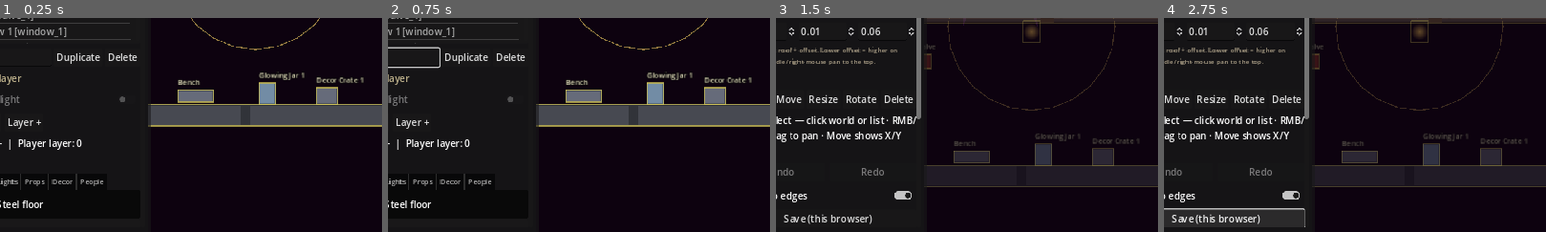
Above: before the commit, frames 1-4 (left to right).
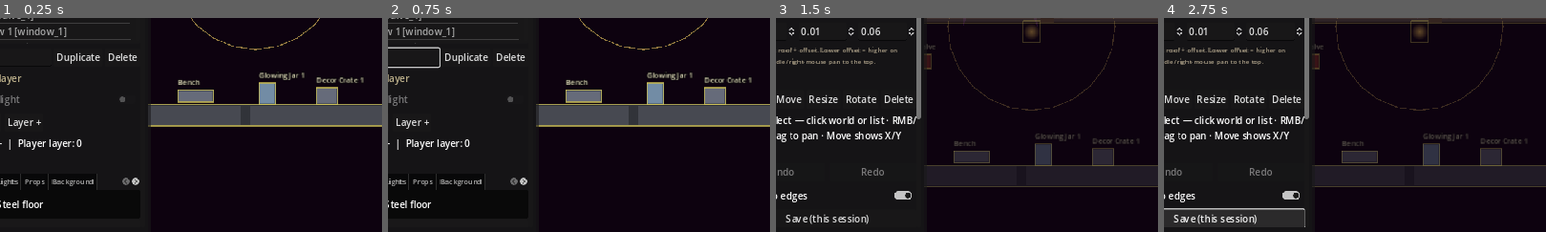
Above: after the commit, the same moments.

Repository: lukezhang2/Eclipseborn
Game: Godot game, scene res://scenes/editor/LevelEditor.tscn
The game is run twice, just before and just after one commit, with the same random seed, the same clock (stepped at 60 frames per second) and the same inputs. This scene is started directly instead of the project's main scene.
Inputs (mouse positions are % of the whole screen's width and height, from its top left):
- Up to frame 1 (0.25 s): no input
- Up to frame 2 (0.75 s): click (7, 53) at 0.52 s; type "Alex" at 0.6 s
- Up to frame 3 (1.5 s): click "Background" at 1.25 s
- Up to frame 4 (2.75 s): click "Save (this browser)" (after the commit: "Save (this session)") at 2 s
The pictures show only the part of the screen within x 6-56%, y 44-94%; the shares and areas given below are measured in that part.

The runs differ from the first frame. In frame 1, 0.3% of the frame differs, in the area x 14-37%, y 72-81%; in frame 2, 0.3%; in frame 3, 0.6%; in frame 4, 0.6%, in the area x 2-26%, y 91-97%.

Commit message:
v0.1.59: session-only editor saves; brick/backdrop Background palette.
Browser editor overlays clear on refresh so play uses repo levels again.
Add Background tab: brick mural plus three WorldArt backdrop styles.

Co-authored-by: lukezhang <lukezhang2@users.noreply.github.com>

Diff:
--- a/project.godot
+++ b/project.godot
@@ -7,7 +7,7 @@
 
 config/name="Eclipseborn"
 config/description="You aren't moving platforms. You're changing what counts as a platform."
-config/version="0.1.58"
+config/version="0.1.59"
 run/main_scene="res://scenes/ui/BootSplash.tscn"
 config/features=PackedStringArray("4.3", "Forward Plus")
 config/icon="res://icon.svg"
--- a/scripts/autoload/LevelData.gd
+++ b/scripts/autoload/LevelData.gd
@@ -15,9 +15,55 @@
 const USER_DIR := "user://editor/"
 const RES_DIR := "res://data/levels/"
 
+## In-memory editor overlays for this browser/tab session only.
+## Refresh clears them — browser IndexedDB copies of user://editor/ are wiped on boot.
+static var _session_overlays: Dictionary = {}
+
 
 func _ready() -> void:
 	DirAccess.make_dir_recursive_absolute(USER_DIR)
+	## Drop leftover editor JSON from a previous page load (web IDBFS / desktop user://).
+	clear_session_editor_overlays(true)
+	if OS.has_feature("web"):
+		## IDBFS may finish mounting after the first frames — wipe again so restored files die.
+		call_deferred("_clear_editor_after_idbfs")
+
+
+func _clear_editor_after_idbfs() -> void:
+	await get_tree().process_frame
+	await get_tree().process_frame
+	clear_user_editor_files_only()
+	await get_tree().create_timer(0.75).timeout
+	clear_user_editor_files_only()
+
+
+## Wipe session memory + on-disk editor overlays (call on boot / refresh).
+static func clear_session_editor_overlays(wipe_disk: bool = true) -> void:
+	_session_overlays.clear()
+	if wipe_disk:
+		clear_user_editor_files_only()
+
+
+static func clear_user_editor_files_only() -> void:
+	var dir := DirAccess.open(USER_DIR)
+	if dir == null:
+		DirAccess.make_dir_recursive_absolute(USER_DIR)
+		dir = DirAccess.open(USER_DIR)
+	if dir == null:
+		return
+	dir.list_dir_begin()
+	var name := dir.get_next()
+	while name != "":
+		if not dir.current_is_dir() and name.ends_with(".json"):
+			dir.remove(name)
+		name = dir.get_next()
+	dir.list_dir_end()
+	## Persist the empty editor folder to IndexedDB so a refresh stays clean.
+	if OS.has_feature("web"):
+		JavaScriptBridge.eval(
+			"(function(){try{if(typeof FS!=='undefined'&&FS.syncfs){FS.syncfs(false,function(){});}}catch(e){}})();",
+			true
+		)
 
 
 static func path_for(zone_id: String, prefer_user: bool = true) -> String:
@@ -31,7 +77,11 @@
 
 
 static func load_raw(zone_id: String) -> Dictionary:
-	var path := path_for(zone_id)
+	## Prefer this tab's session overlay (survives playtest, dies on refresh).
+	if _session_overlays.has(zone_id):
+		return (_session_overlays[zone_id] as Dictionary).duplicate(true)
+	## Never load durable browser editor JSON after a refresh — only repo overlays.
+	var path := RES_DIR + zone_id + ".json"
 	if not FileAccess.file_exists(path):
 		return {"schema": PieceSpecs.SCHEMA_VERSION, "zone": zone_id, "pieces": [], "removed_ids": []}
 	var f := FileAccess.open(path, FileAccess.READ)
@@ -84,11 +134,18 @@
 static func save_raw(zone_id: String, data: Dictionary, to_res: bool = false) -> Error:
 	if not data.has("schema"):
 		data["schema"] = PieceSpecs.SCHEMA_VERSION
-	var path := (RES_DIR if to_res else USER_DIR) + zone_id + ".json"
-	if to_res:
-		DirAccess.make_dir_recursive_absolute(ProjectSettings.globalize_path(RES_DIR))
-	else:
+	if not to_res:
+		## Session-only: playtest in this tab sees edits; refresh discards them.
+		_session_overlays[zone_id] = data.duplicate(true)
+		## Also mirror to user:// for mid-session playtest loads that race memory.
 		DirAccess.make_dir_recursive_absolute(USER_DIR)
+		var user_path := USER_DIR + zone_id + ".json"
+		var uf := FileAccess.open(user_path, FileAccess.WRITE)
+		if uf:
+			uf.store_string(JSON.stringify(data, "\t"))
+		return OK
+	DirAccess.make_dir_recursive_absolute(ProjectSettings.globalize_path(RES_DIR))
+	var path := RES_DIR + zone_id + ".json"
 	var f := FileAccess.open(path, FileAccess.WRITE)
 	if f == null:
 		return ERR_CANT_CREATE
@@ -186,6 +243,13 @@
 		"background":
 			var bg := LevelCommon.add_brick_wall_face(parent, pos.x, pos.y, size.x, size.y)
 			_apply_tint(bg, tint)
+			LevelData.tag(bg, str(p.get("id", "")))
+		"prop_backdrop":
+			var mural := LevelCommon.add_art_backdrop(
+				parent, pos, size, clampi(int(p.get("style", 0)), 0, 2)
+			)
+			_apply_tint(mural, tint)
+			LevelData.tag(mural, str(p.get("id", "")))
 		"block", "floor":
 			var fl := LevelCommon.add_steel_floor(parent, pos.x, pos.y, size.x, maxf(size.y, 16.0))
 			_apply_tint(fl, tint)
@@ -324,6 +388,9 @@
 			LevelData.tag(enemy, str(p.get("id", "")))
 		"prop_pipe":
 			LevelCommon.add_pipe(parent, pos + Vector2(-size.x * 0.5, 0), pos + Vector2(size.x * 0.5, 0), maxf(size.y, 8.0))
+		"prop_valve":
+			var valve := LevelCommon.add_valve(parent, pos)
+			LevelData.tag(valve, str(p.get("id", "")))
 		"prop_tower":
 			var tower_scr: GDScript = load("res://scripts/world/ClockworkTower.gd") as GDScript
 			var tower: Node = tower_scr.new()
--- a/scripts/editor/EditorPiece.gd
+++ b/scripts/editor/EditorPiece.gd
@@ -36,6 +36,8 @@
 var spawn_x: float = 520.0
 var spawn_y: float = 460.0
 var travel_caption: String = ""
+## WorldArt style for prop_backdrop (0 brick&copper, 1 teal foundry, 2 riveted bulkhead).
+var art_style: int = 0
 ## If true, gameplay should occlude lantern washes (no player collision required).
 var blocks_light: bool = true
 ## Draw order (z_index). Player is PieceSpecs.PLAYER_DRAW_LAYER (0).
@@ -128,6 +130,9 @@
 		d["kind"] = "background"
 	elif has_meta("piece_kind"):
 		d["kind"] = str(get_meta("piece_kind"))
+	if catalog_kind == "prop_backdrop" or (has_meta("piece_kind") and str(get_meta("piece_kind")) == "prop_backdrop"):
+		d["kind"] = "prop_backdrop"
+		d["style"] = art_style
 	if PieceSpecs.supports_tint(catalog_kind) and tint_color != Color.WHITE:
 		d["color"] = tint_color.to_html(false)
 	if catalog_kind == "prop_npc" or (has_meta("piece_kind") and str(get_meta("piece_kind")) == "prop_npc"):
@@ -258,6 +263,8 @@
 				spawn_x = float(d.get("spawn_x", spawn_x))
 				spawn_y = float(d.get("spawn_y", spawn_y))
 				travel_caption = str(d.get("caption", d.get("travel_caption", travel_caption)))
+			if k == "prop_backdrop":
+				art_style = clampi(int(d.get("style", 0)), 0, 2)
 	if display_name == "" or display_name == "Piece":
 		display_name = piece_id if piece_id != "" else k
 	_rebuild()
@@ -440,6 +447,17 @@
 		Kind.PROP:
 			if catalog_kind == "prop_text":
 				_visual.texture = _make_text_tex(int(size.x), int(size.y))
+			elif catalog_kind == "prop_backdrop":
+				## Live WorldArt sample so styles read clearly in the editor.
+				## BACKDROP draws upward from its origin (bottom-center).
+				_visual.visible = false
+				var art := WorldArt.new()
+				art.kind = WorldArt.Kind.BACKDROP
+				art.style = clampi(art_style, 0, 2)
+				art.size = size
+				## Body is AABB-centered; BACKDROP origin is bottom-center of the panel.
+				art.position = Vector2(0, size.y * 0.5)
+				_body.add_child(art)
 			else:
 				_visual.texture = _make_prop_tex(int(size.x), int(size.y), catalog_kind)
 		_:
@@ -448,10 +466,11 @@
 			else:
 				_visual.texture = _make_block_tex(int(size.x), int(size.y), catalog_kind)
 	## Texture pixels == world size (same contract as PushableBox / steel floors).
-	var tw := maxi(_visual.texture.get_width(), 1)
-	var th := maxi(_visual.texture.get_height(), 1)
-	_visual.scale = Vector2(size.x / float(tw), size.y / float(th))
-	if PieceSpecs.supports_tint(catalog_kind) and catalog_kind != "background" and catalog_kind != "prop_text":
+	if _visual.texture != null:
+		var tw := maxi(_visual.texture.get_width(), 1)
+		var th := maxi(_visual.texture.get_height(), 1)
+		_visual.scale = Vector2(size.x / float(tw), size.y / float(th))
+	if PieceSpecs.supports_tint(catalog_kind) and catalog_kind != "background" and catalog_kind != "prop_text" and catalog_kind != "prop_backdrop":
 		_visual.modulate = tint_color
 	_body.add_child(_visual)
 	if catalog_kind == "prop_text":
--- a/scripts/editor/LevelEditor.gd
+++ b/scripts/editor/LevelEditor.gd
@@ -20,6 +20,8 @@
 var edit_mode: EditMode = EditMode.PIECES
 var snap_enabled: bool = true
 var _palette_id: String = "floor"
+## Normalized kind for Add (prop_backdrop_1 → prop_backdrop + style).
+var _palette_style: int = 0
 var _pieces: Array[EditorPiece] = []
 var _removed_ids: Array = []
 var _selected: EditorPiece = null
@@ -68,6 +70,9 @@
 var _spawn_y_spin: SpinBox
 var _caption_edit: LineEdit
 var _syncing_zone_link: bool = false
+var _backdrop_style_row: VBoxContainer
+var _backdrop_style_option: OptionButton
+var _syncing_backdrop_style: bool = false
 var _blocks_light_btn: CheckButton
 var _layer_label: Label
 var _status: Label
@@ -472,6 +477,24 @@
 		_selected.set_selected(true)
 	)
 
+	_backdrop_style_row = VBoxContainer.new()
+	_backdrop_style_row.visible = false
+	_backdrop_style_row.add_theme_constant_override("separation", 4)
+	_pieces_block.add_child(_backdrop_style_row)
+	_backdrop_style_row.add_child(_section("Backdrop style"))
+	_backdrop_style_option = OptionButton.new()
+	for pair in [["Brick & copper", 0], ["Teal foundry", 1], ["Riveted bulkhead", 2]]:
+		_backdrop_style_option.add_item(str(pair[0]), int(pair[1]))
+	_backdrop_style_option.item_selected.connect(func(i: int) -> void:
+		if _syncing_backdrop_style or _history_restoring or _selected == null:
+			return
+		_push_undo()
+		_selected.art_style = _backdrop_style_option.get_item_id(i)
+		_selected._rebuild()
+		_selected.set_selected(true)
+	)
+	_backdrop_style_row.add_child(_backdrop_style_option)
+
 	_link_zone_row = VBoxContainer.new()
 	_link_zone_row.visible = false
 	_link_zone_row.add_theme_constant_override("separation", 4)
@@ -713,7 +736,8 @@
 	_pieces_block.add_child(add_btn)
 
 	var save_btn := Button.new()
-	save_btn.text = "Save (this browser)"
+	save_btn.text = "Save (this session)"
+	save_btn.tooltip_text = "Keeps edits for playtest in this tab only. Refreshing the page discards them — use Copy Save Code to keep work."
 	save_btn.pressed.connect(_save)
 	col.add_child(save_btn)
 
@@ -907,8 +931,9 @@
 const ADD_CATEGORIES := [
 	["Build", [["floor", "Steel floor"], ["prop_platform", "Moving platform"], ["wall", "Wall"], ["prop_door", "Door (switchable)"], ["prop_exit", "Zone door"], ["prop_ladder", "Ladder"], ["prop_pipe", "Pipe / rail"]]],
 	["Lights", [["light", "Lantern"], ["prop_switch", "Lever"]]],
-	["Props", [["crate", "Pushable crate"], ["prop_crate", "Decor crate"], ["prop_bench", "Bench"], ["prop_vent", "Steam vent"], ["prop_desk", "Desk"], ["prop_hatch", "Hatch"], ["prop_breakable", "Glowing jar"]]],
-	["Decor", [["prop_window", "Window"], ["prop_bg_gear", "Background gear"], ["prop_text", "Text label"], ["prop_house", "House facade"], ["prop_tower", "Clockwork tower"]]],
+	["Props", [["crate", "Pushable crate"], ["prop_crate", "Decor crate"], ["prop_bench", "Bench"], ["prop_vent", "Steam vent"], ["prop_desk", "Desk"], ["prop_hatch", "Hatch"], ["prop_breakable", "Glowing jar"], ["prop_valve", "Valve"]]],
+	["Background", [["background", "Brick wall mural"], ["prop_backdrop", "Brick & copper"], ["prop_backdrop_1", "Teal foundry"], ["prop_backdrop_2", "Riveted bulkhead"], ["prop_bg_gear", "Background gear"], ["prop_window", "Window"], ["prop_text", "Text label"]]],
+	["Decor", [["prop_house", "House facade"], ["prop_tower", "Clockwork tower"]]],
 	["People", [["prop_checkpoint", "Checkpoint"], ["prop_npc", "NPC / Shopkeeper"], ["prop_enemy", "Enemy"], ["prop_pickup", "Shadow crystal"]]],
 ]
 
@@ -943,10 +968,23 @@
 			b.button_pressed = kind == _palette_id
 			b.toggled.connect(func(on: bool) -> void:
 				if on:
-					_palette_id = kind
+					_set_palette(kind)
 			)
 			list.add_child(b)
 	return tabs
+
+
+func _set_palette(kind: String) -> void:
+	_palette_id = kind
+	_palette_style = 0
+	if kind.begins_with("prop_backdrop"):
+		_palette_id = "prop_backdrop"
+		if kind == "prop_backdrop_1":
+			_palette_style = 1
+		elif kind == "prop_backdrop_2":
+			_palette_style = 2
+		else:
+			_palette_style = 0
 
 
 ## Small live render of a piece's in-game art for the Add palette.
@@ -1022,6 +1060,21 @@
 			art.style = 10
 			art.size = Vector2(44, 60)
 			scale = 0.5
+		"background":
+			art = null
+			holder.add_child(_preview_poly([Vector2(-20, -14), Vector2(20, -14), Vector2(20, 14), Vector2(-20, 14)], Color(0.28, 0.18, 0.14)))
+			holder.add_child(_preview_poly([Vector2(-18, -6), Vector2(-2, -6), Vector2(-2, 0), Vector2(-18, 0)], Color(0.35, 0.22, 0.18)))
+			holder.add_child(_preview_poly([Vector2(-1, -6), Vector2(18, -6), Vector2(18, 0), Vector2(-1, 0)], Color(0.32, 0.2, 0.16)))
+		"prop_backdrop", "prop_backdrop_1", "prop_backdrop_2":
+			art.kind = WorldArt.Kind.BACKDROP
+			art.style = 1 if kind == "prop_backdrop_1" else (2 if kind == "prop_backdrop_2" else 0)
+			art.size = Vector2(90, 50)
+			scale = 0.42
+			offset = Vector2(0, 18)
+		"prop_valve":
+			art.kind = WorldArt.Kind.VALVE
+			art.style = 5
+			scale = 0.9
 		"prop_bg_gear":
 			art = null
 			var pts: Array = []
@@ -1235,7 +1288,7 @@
 				"move_amplitude", "move_speed", "vertical", "path_y_amplitude",
 				"rotate_while_moving", "rotate_speed", "rotate_platform", "with_gear",
 				"is_shopkeeper", "shop_items", "color", "text", "font_size",
-				"target_zone", "spawn_x", "spawn_y", "caption", "house_id",
+				"target_zone", "spawn_x", "spawn_y", "caption", "house_id", "style",
 			]:
 				if ov.has(key):
 					merged[key] = ov[key]
@@ -1346,6 +1399,16 @@
 	else:
 		_text_edit.text = ""
 	_syncing_text = false
+	var is_backdrop := _selected != null and _selected.catalog_kind == "prop_backdrop"
+	_backdrop_style_row.visible = is_backdrop
+	_syncing_backdrop_style = true
+	if is_backdrop:
+		var st := clampi(_selected.art_style, 0, 2)
+		for i in _backdrop_style_option.item_count:
+			if _backdrop_style_option.get_item_id(i) == st:
+				_backdrop_style_option.select(i)
+				break
+	_syncing_backdrop_style = false
 	var is_zone_link := _selected != null and _selected.catalog_kind in ["prop_exit", "prop_house", "prop_hatch"]
 	_link_zone_row.visible = is_zone_link
 	_syncing_zone_link = true
@@ -1666,6 +1729,18 @@
 			return "Glowing Jar"
 		"prop_text":
 			return "Text"
+		"background":
+			return "Brick Wall"
+		"prop_backdrop":
+			match _palette_style:
+				1:
+					return "Teal Foundry"
+				2:
+					return "Riveted Bulkhead"
+				_:
+					return "Brick & Copper"
+		"prop_valve":
+			return "Valve"
 		"prop_exit":
 			return "Zone Door"
 		"prop_house":
@@ -1751,6 +1826,13 @@
 		d["text"] = "Text"
 		d["font_size"] = 14
 		d["color"] = "c4b07a"
+	if _palette_id == "background":
+		d["w"] = maxf(float(d.get("w", 320)), 160.0)
+		d["h"] = maxf(float(d.get("h", 180)), 80.0)
+	if _palette_id == "prop_backdrop":
+		d["style"] = _palette_style
+		d["w"] = maxf(float(d.get("w", 360)), 200.0)
+		d["h"] = maxf(float(d.get("h", 200)), 100.0)
 	if _palette_id == "prop_exit":
 		d["target_zone"] = "lantern_village"
 		d["spawn_x"] = 520
@@ -2082,7 +2164,9 @@
 
 func _save() -> void:
 	var err := LevelData.save_raw(zone_id, _build_data(), false)
-	_status.text = "Saved %s (%d pieces). %s" % [zone_id, _pieces.size(), "ok" if err == OK else str(err)]
+	_status.text = "Session save %s (%d pieces)%s — refresh discards; Copy Save Code to keep." % [
+		zone_id, _pieces.size(), "" if err == OK else (" · " + str(err))
+	]
 
 
 func _playtest() -> void:
--- a/scripts/editor/PieceSpecs.gd
+++ b/scripts/editor/PieceSpecs.gd
@@ -106,7 +106,7 @@
 static func default_blocks_light(kind: String) -> bool:
 	## Default ON — opt out for emitters, characters, and pure draw props.
 	match kind:
-		"light", "background", "prop_npc", "prop_enemy", "prop_pickup", "prop_switch", "prop_checkpoint", "prop_ladder", "prop_text":
+		"light", "background", "prop_backdrop", "prop_npc", "prop_enemy", "prop_pickup", "prop_switch", "prop_checkpoint", "prop_ladder", "prop_text", "prop_valve":
 			return false
 		_:
 			return true
@@ -127,7 +127,7 @@
 static func supports_tint(kind: String) -> bool:
 	## Floors/walls/platforms and other builds that take a modulate color.
 	return kind in [
-		"floor", "wall", "block", "background", "crate",
+		"floor", "wall", "block", "background", "prop_backdrop", "crate",
 		"prop_platform", "prop_pipe", "prop_crate", "prop_text",
 	]
 
@@ -135,7 +135,7 @@
 static func default_draw_layer(kind: String) -> int:
 	## Relative to PLAYER_DRAW_LAYER (0). Negative = behind player.
 	match kind:
-		"background", "prop_bg_gear":
+		"background", "prop_backdrop", "prop_bg_gear":
 			return -8
 		"floor", "wall", "block":
 			return -4
@@ -206,6 +206,14 @@
 			return Vector2(28, 200)
 		"prop_text":
 			return Vector2(160, 28)
+		"background":
+			return Vector2(320, 180)
+		"prop_backdrop":
+			return Vector2(360, 200)
+		"prop_valve":
+			return Vector2(28, 28)
+		"prop_pipe":
+			return Vector2(160, 12)
 		_:
 			return Vector2(48, 48)
 
@@ -215,7 +223,7 @@
 	match kind:
 		"prop_house", "prop_checkpoint", "prop_bench", "prop_vent", \
 		"prop_hatch", "prop_tower", "prop_npc", "prop_switch", "prop_door", "prop_exit", \
-		"prop_ladder":
+		"prop_ladder", "prop_backdrop":
 			return "bottom"
 		"prop_platform":
 			return "center"
--- a/scripts/world/LevelCommon.gd
+++ b/scripts/world/LevelCommon.gd
@@ -220,6 +220,21 @@
 	return g
 
 
+static func add_art_backdrop(parent: Node2D, pos: Vector2, size: Vector2, style: int = 0) -> Node2D:
+	## Placeable WorldArt backdrop panel (brick&copper / teal foundry / riveted bulkhead).
+	var holder := Node2D.new()
+	holder.position = pos
+	holder.z_index = PieceSpecs.default_draw_layer("prop_backdrop")
+	var art := WorldArt.new()
+	art.kind = WorldArt.Kind.BACKDROP
+	art.style = clampi(style, 0, 2)
+	art.size = size
+	## WorldArt BACKDROP draws upward from origin (bottom-anchored rect).
+	holder.add_child(art)
+	parent.add_child(holder)
+	return holder
+
+
 static func add_brick_wall_face(parent: Node2D, x: float, y: float, width: float, height: float) -> Node2D:
 	## Distant mural — darker, flatter, no collision. Reads as BG not solid geometry.
 	var face := Node2D.new()
@@ -318,7 +333,7 @@
 		Vector2(min_x, min_y), Vector2(max_x, min_y), Vector2(max_x, max_y), Vector2(min_x, max_y)
 	]), true)
 
-static func add_valve(parent: Node2D, pos: Vector2) -> void:
+static func add_valve(parent: Node2D, pos: Vector2) -> Node2D:
 	## Red spoked wheel mounted flat on the wall.
 	var art := WorldArt.new()
 	art.kind = WorldArt.Kind.VALVE
@@ -328,6 +343,7 @@
 	LightOnlyBlocker.attach(art, PackedVector2Array([
 		Vector2(-14, -14), Vector2(14, -14), Vector2(14, 14), Vector2(-14, 14)
 	]), true)
+	return art
 
 static func add_crate_prop(parent: Node2D, pos: Vector2, size: Vector2 = Vector2(36, 28)) -> Node2D:
 	## Non-interactive scenery crate: dark-oak planks without the X brace pushable crates have.
Not shown, changed: AI planning.md
Not shown, changed: docs/LEVEL_EDITOR.md
Not shown, removed: index-0_1_58.pck
Not shown, added: index-0_1_59.pck
Not shown, changed: index.html
Not shown, changed: index.pck
